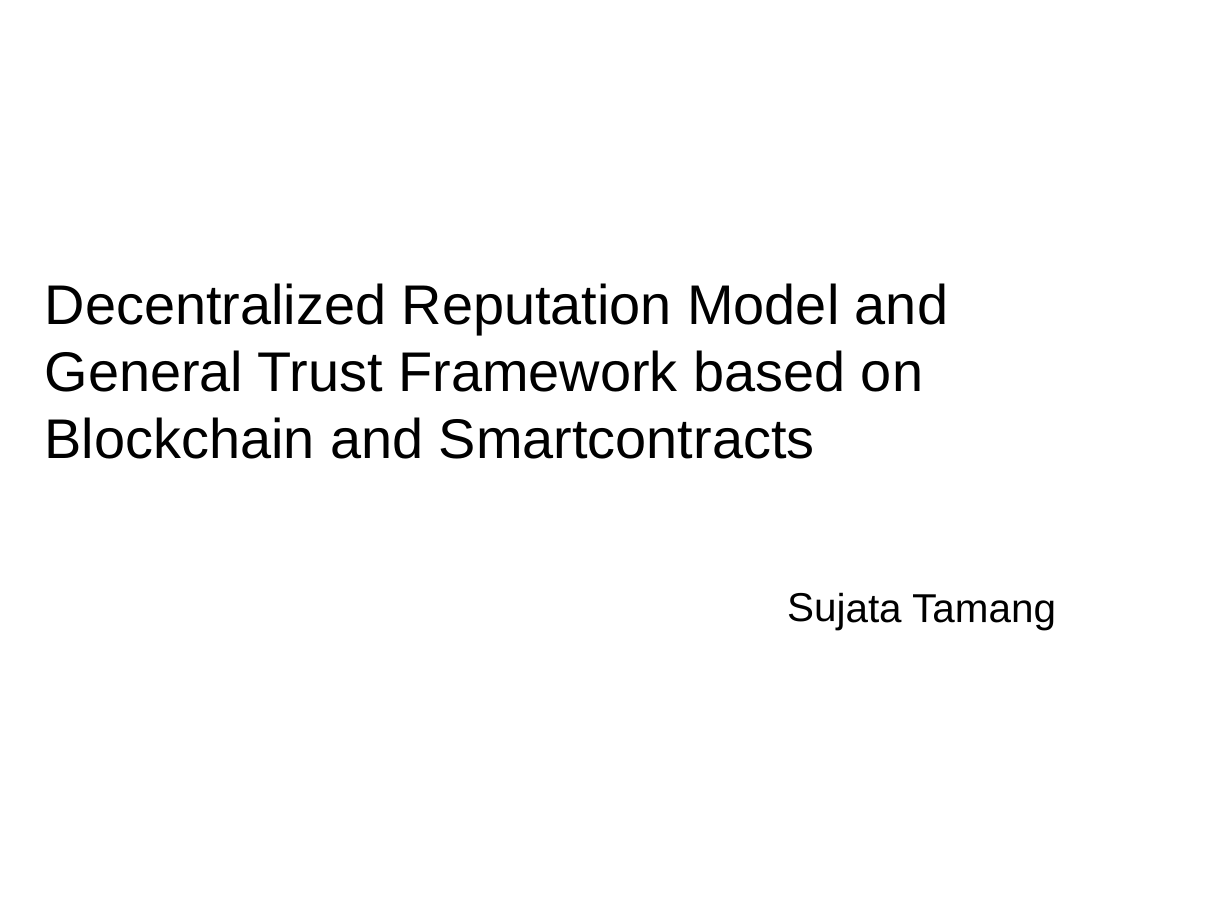
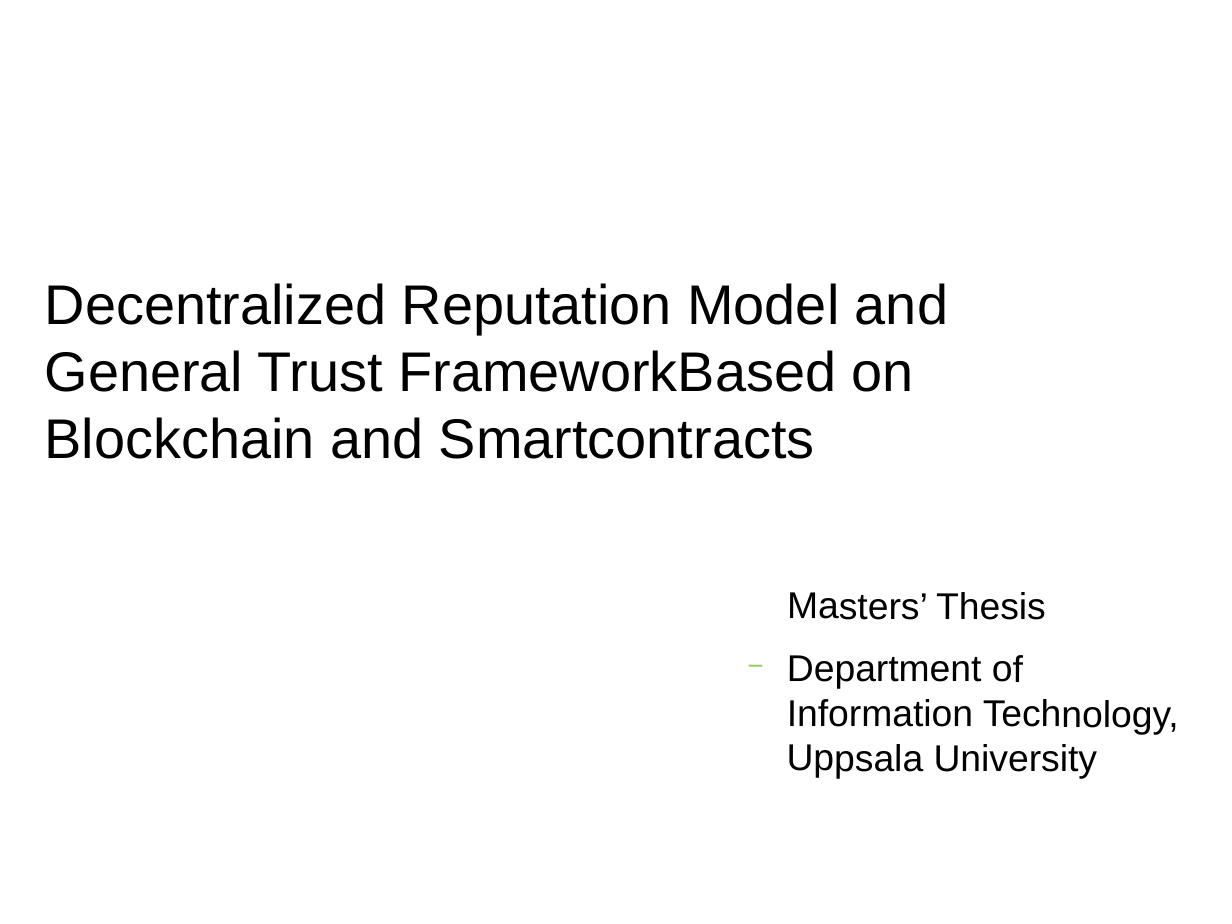
Before and after one commit to s2-t2/blockchain_reputation_system, a slide deck: slide 1 of documents/Presentation/Presentation.odp. Drawn at 1232x924 pixels with LibreOffice and Linux fonts; fonts in the diff are those of the drawing; background and template pictures are left out. Boxes give left, top, right and bottom in pixels: in the first picture for what was removed or moved away, otherwise in the second. Text is boxed around its words. In the diff, an @@ line names an element or a change of style, - is before the commit and + after.

```diff
--- a/documents/Presentation/Presentation.odp
+++ b/documents/Presentation/Presentation.odp
@@ title at (x1=45, y1=283, x2=948, y2=459): text changed @@
-Decentralized Reputation Model and General Trust Framework based on Blockchain and Smartcontracts
+Decentralized Reputation Model and General Trust FrameworkBased on Blockchain and Smartcontracts
@@ text at (x1=787, y1=592, x2=1179, y2=779): text changed; size 26 to 24.1 pt @@
-  Sujata Tamang
+  Masters’ Thesis
+  − Department of Information Technology, Uppsala University
```
Also in this commit, not shown: 3 other slides changed, 1 slide added, 8 other files.
